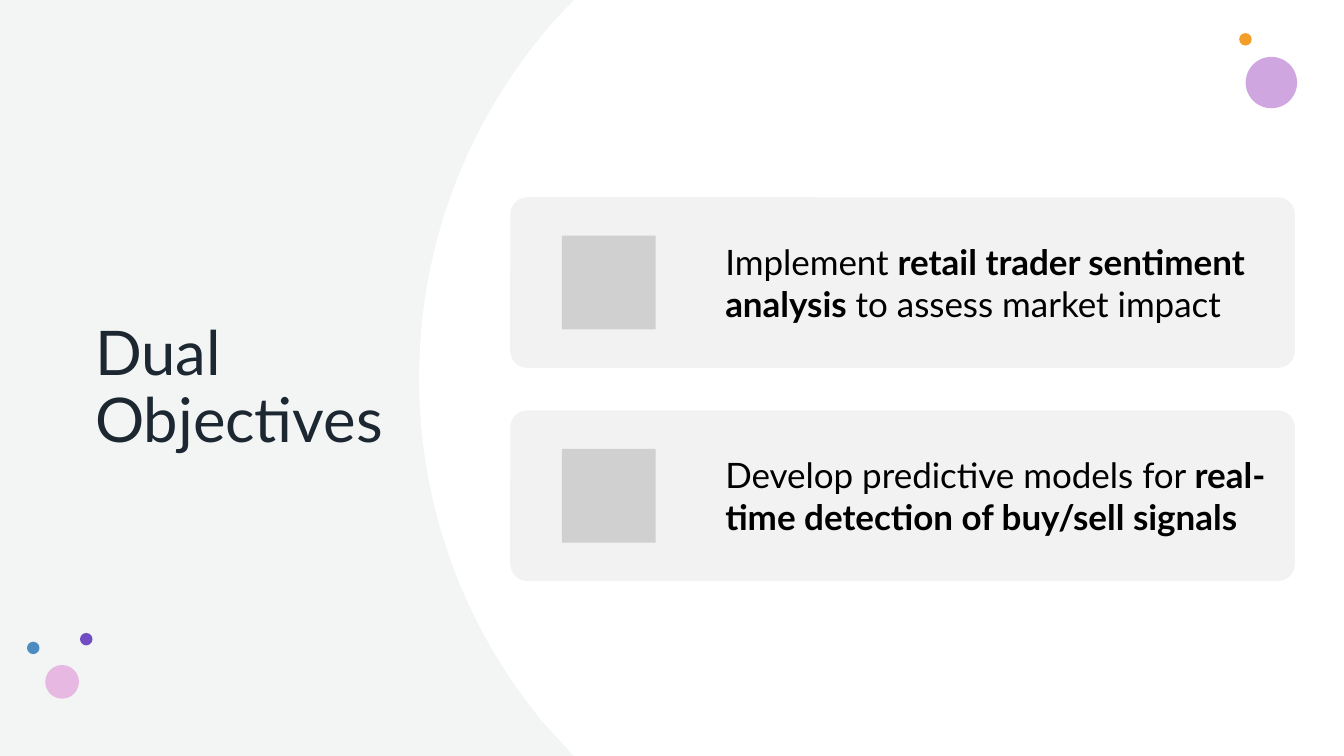
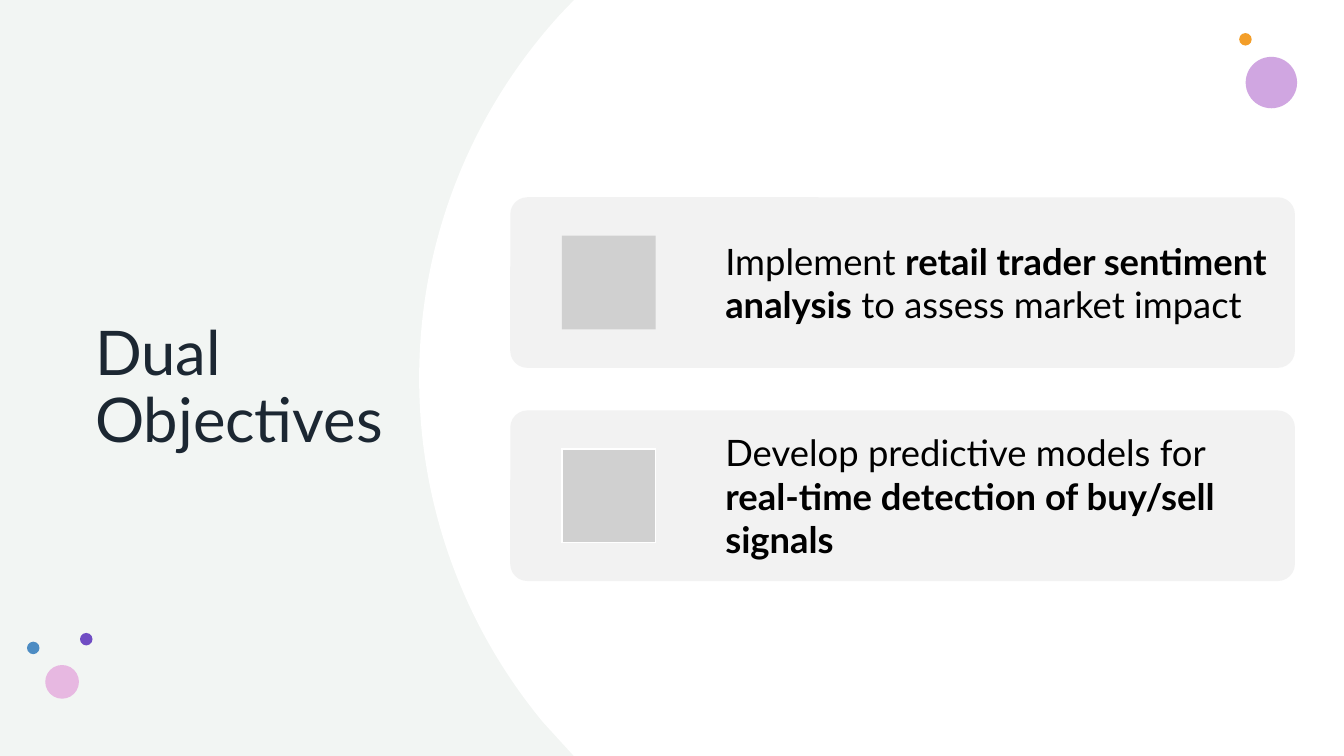
Before and after one commit to howie-zeng/Analyzing-Retail-Sentiment-and-Detecting-Trading-Signals, a slide deck: slide 2 of Presentation.pptx. Drawn at 1344x756 pixels with LibreOffice and Linux fonts; fonts in the diff are those of the drawing; grey boxes stand for pictures. Boxes give left, top, right and bottom in pixels: in the first picture for what was removed or moved away, otherwise in the second. Text is boxed around its words. In the diff, an @@ line names an element or a change of style, - is before the commit and + after.

```diff
--- a/Presentation.pptx
+++ b/Presentation.pptx
@@ text "Implement retail trader sentiment analysis ..." at <box>725,248,1267,325</box>: size 25 to 26 pt @@
@@ text "Develop predictive models for real-time ..." at <box>725,439,1215,560</box>: size 25 to 26 pt @@
```
Also in this commit, not shown: 7 other slides changed, 1 slide added.
